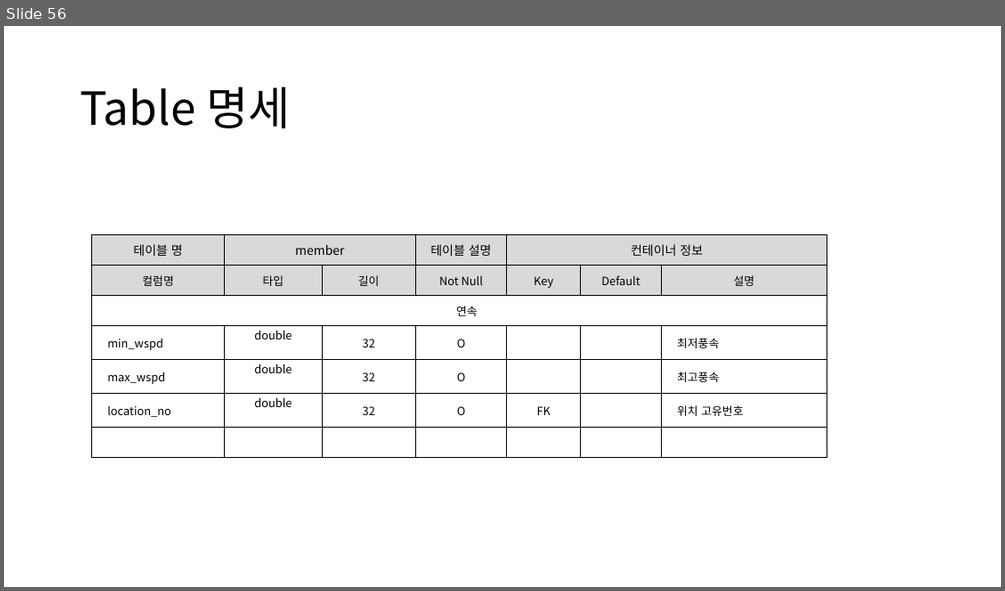
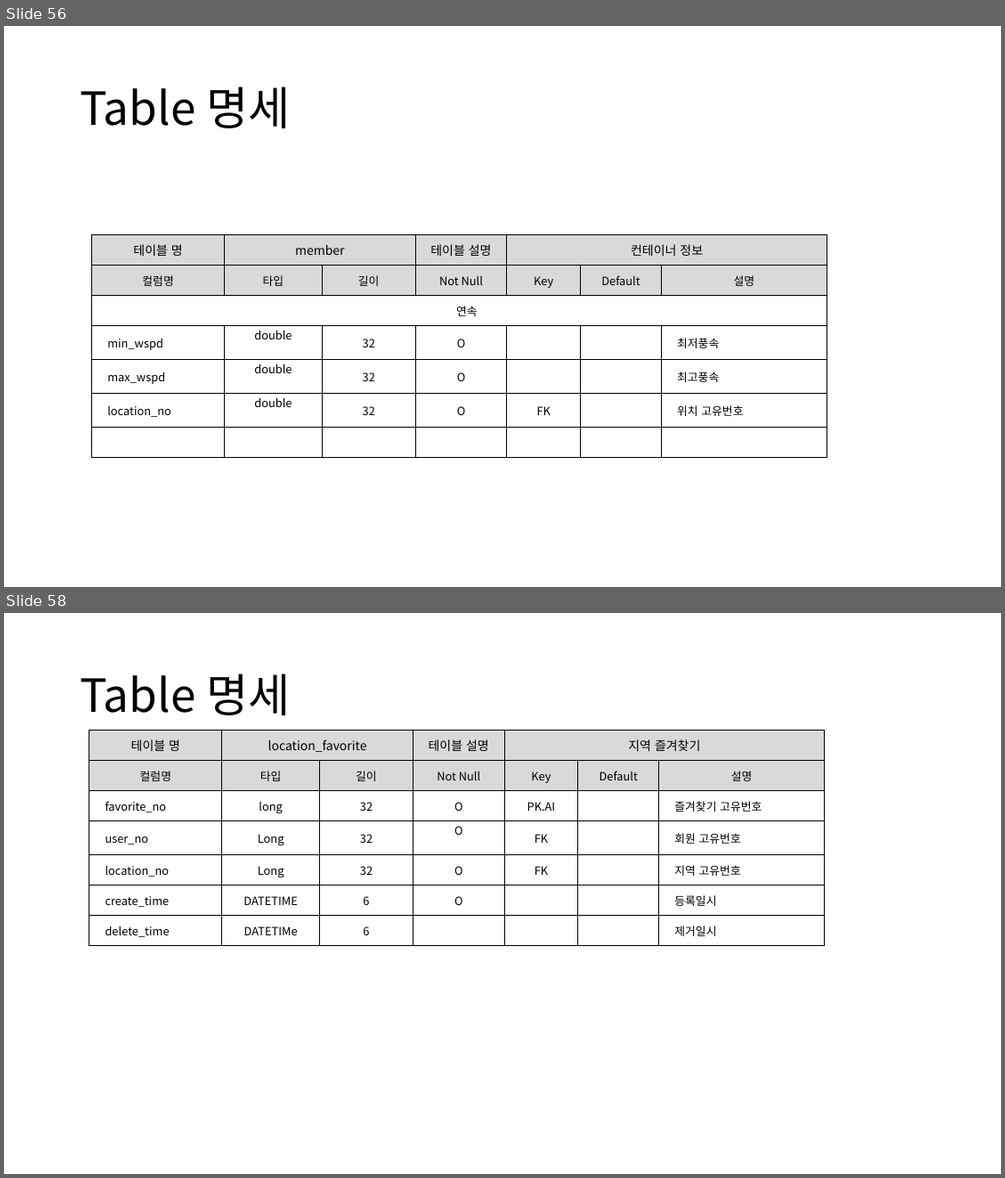
Before and after one commit to sujidaddy/workspace_miniproject, a slide deck: 미니프로젝트계획서제출용.pptx. Shown one above the other, each under a label of ours: slide 56 before the commit, slides 56 and 58 after it; the slides between them are not shown. The pictures are 1005x591 and 1005x1178 pixels, drawn with LibreOffice and Linux fonts; fonts in the diff are those of the drawing. Boxes give left, top, right and bottom in pixels: in the first picture for what was removed or moved away, otherwise in the second. Text is boxed around its words. In the diff, an @@ line names an element or a change of style, - is before the commit and + after.

```diff
--- a/미니프로젝트계획서제출용.pptx
+++ b/미니프로젝트계획서제출용.pptx
@@ slide 58 added at [4, 613, 1001, 1174], background #FFFFFF @@
@@ title added at [80, 674, 290, 715], 44 pt, text #000000 @@
+Table 명세
@@ table added at [89, 730, 825, 942], 7 rows, 7 columns @@
+테이블 명 | location_favorite |  | 테이블 설명 | 지역 즐겨찾기 |  | 
+컬럼명 | 타입 | 길이 | Not Null | Key | Default | 설명
+favorite_no | long | 32 | O | PK.AI |  | 즐겨찾기 고유번호
+user_no | Long | 32 | O | FK |  | 회원 고유번호
+location_no | Long | 32 | O | FK |  | 지역 고유번호
+create_time | DATETIME | 6 | O |  |  | 등록일시
+delete_time | DATETIMe | 6 |  |  |  | 제거일시
```
Also in this commit, not shown: 6 slides changed, 11 other files.
